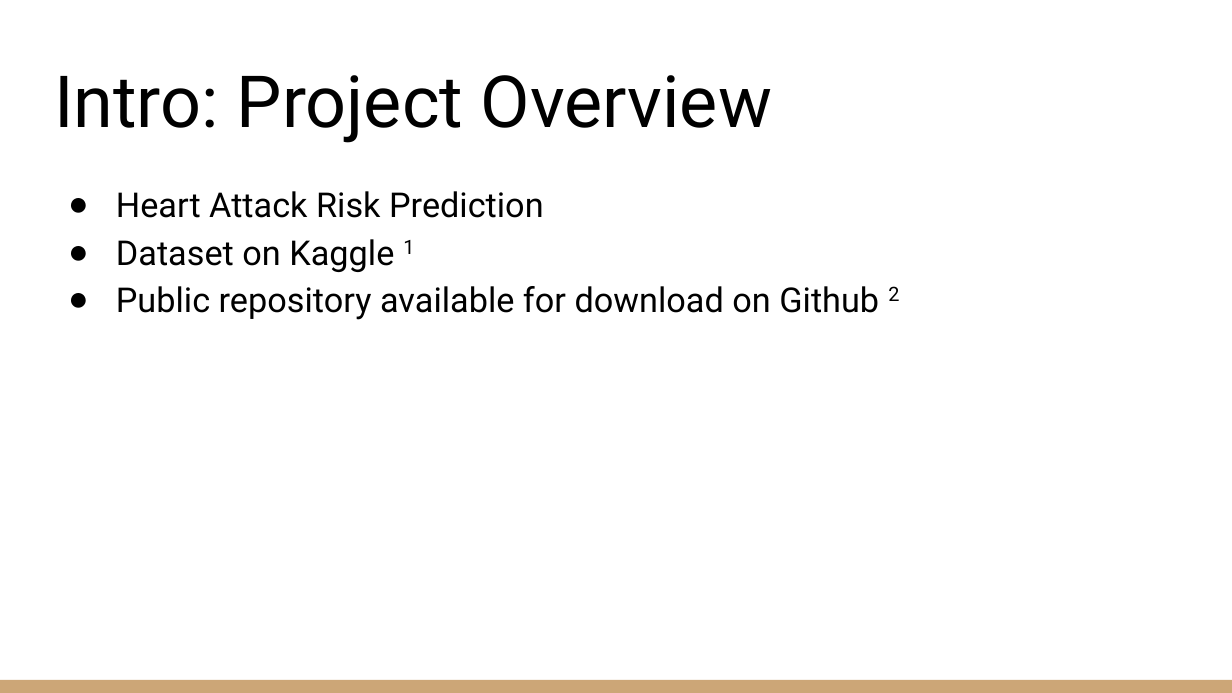
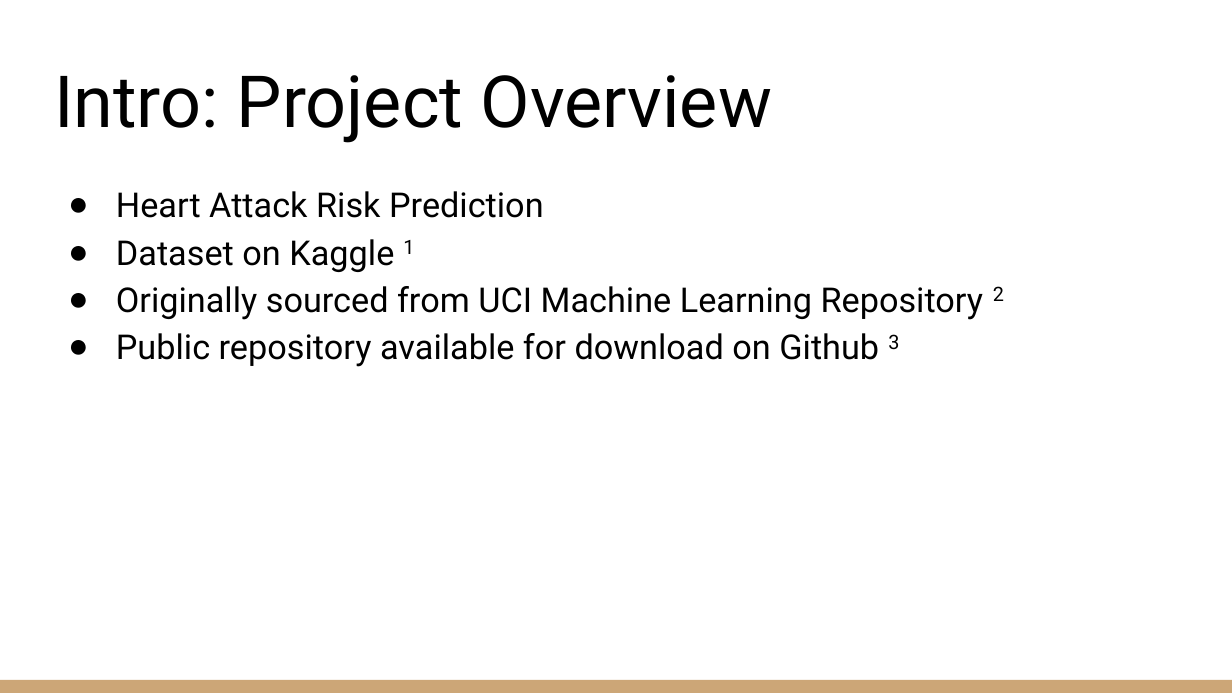
Before and after one commit to zachcarlson/HeartAttackPredictor, a slide deck: slide 4 of documents/DSCI 631 Final Project Presentation.pptx. Drawn at 1232x693 pixels with LibreOffice and Linux fonts; fonts in the diff are those of the drawing. Boxes give left, top, right and bottom in pixels: in the first picture for what was removed or moved away, otherwise in the second. Text is boxed around its words. In the diff, an @@ line names an element or a change of style, - is before the commit and + after.

```diff
--- a/documents/DSCI 631 Final Project Presentation.pptx
+++ b/documents/DSCI 631 Final Project Presentation.pptx
@@ text at [116, 286, 1004, 367]: text changed @@
-● Public repository available for download on Github 2
+● Originally sourced from UCI Machine Learning Repository 2
+● Public repository available for download on Github 3
```
Also in this commit, not shown: 3 other slides changed, 2 slides added, 3 other files.
